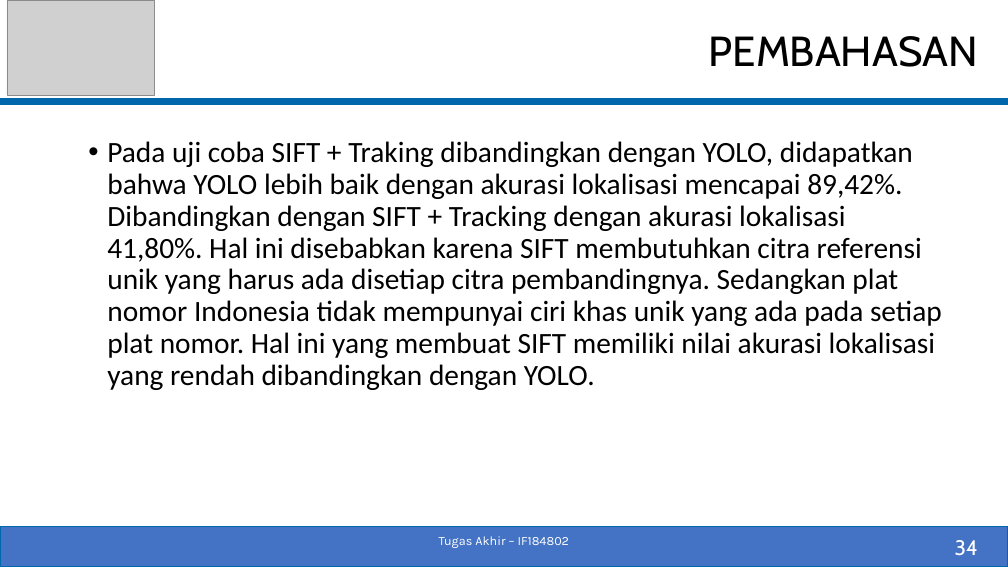
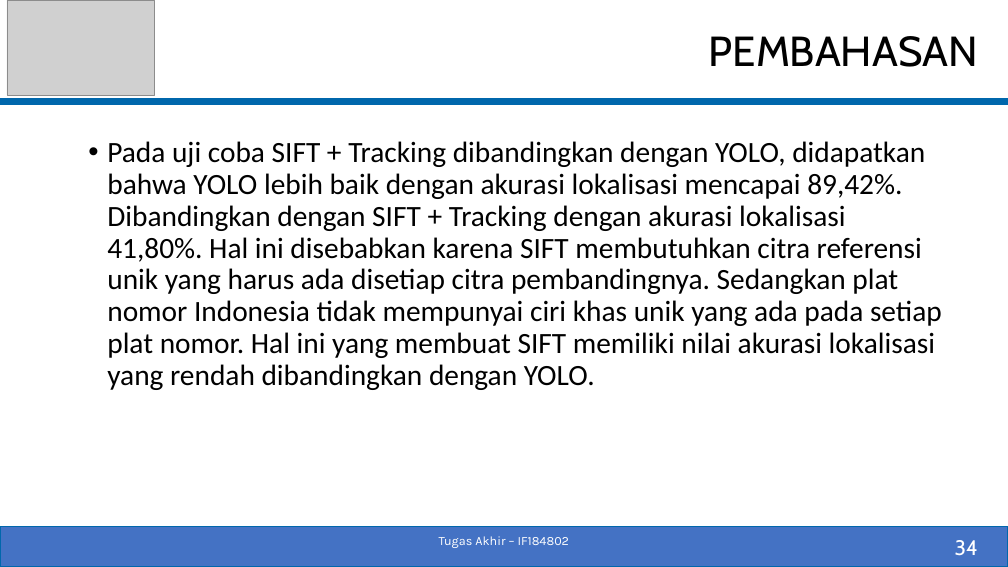
Before and after one commit to fenezema/Tugas-Akhir, a slide deck: slide 34 of Dokumen/05111540000055-Pradipta-Baskara-Slide_TA.pptx. Drawn at 1008x567 pixels with LibreOffice and Linux fonts; fonts in the diff are those of the drawing; grey boxes stand for pictures. Boxes give left, top, right and bottom in pixels: in the first picture for what was removed or moved away, otherwise in the second. Text is boxed around its words. In the diff, an @@ line names an element or a change of style, - is before the commit and + after.

```diff
--- a/Dokumen/05111540000055-Pradipta-Baskara-Slide_TA.pptx
+++ b/Dokumen/05111540000055-Pradipta-Baskara-Slide_TA.pptx
@@ text at [107, 141, 942, 390]: text changed @@
-• Pada uji coba SIFT + Traking dibandingkan dengan YOLO, didapatkan bahwa YOLO lebih baik dengan akurasi lokalisasi mencapai 89,42%. Dibandingkan dengan SIFT + Tracking dengan akurasi lokalisasi 41,80%. Hal ini disebabkan karena SIFT membutuhkan citra referensi unik yang harus ada disetiap citra pembandingnya. Sedangkan plat nomor Indonesia tidak mempunyai ciri khas unik yang ada pada setiap plat nomor. Hal ini yang membuat SIFT memiliki nilai akurasi lokalisasi yang rendah dibandingkan dengan YOLO.
+• Pada uji coba SIFT + Tracking dibandingkan dengan YOLO, didapatkan bahwa YOLO lebih baik dengan akurasi lokalisasi mencapai 89,42%. Dibandingkan dengan SIFT + Tracking dengan akurasi lokalisasi 41,80%. Hal ini disebabkan karena SIFT membutuhkan citra referensi unik yang harus ada disetiap citra pembandingnya. Sedangkan plat nomor Indonesia tidak mempunyai ciri khas unik yang ada pada setiap plat nomor. Hal ini yang membuat SIFT memiliki nilai akurasi lokalisasi yang rendah dibandingkan dengan YOLO.
```
Also in this commit, not shown: 2 other slides changed, 16 other files.
